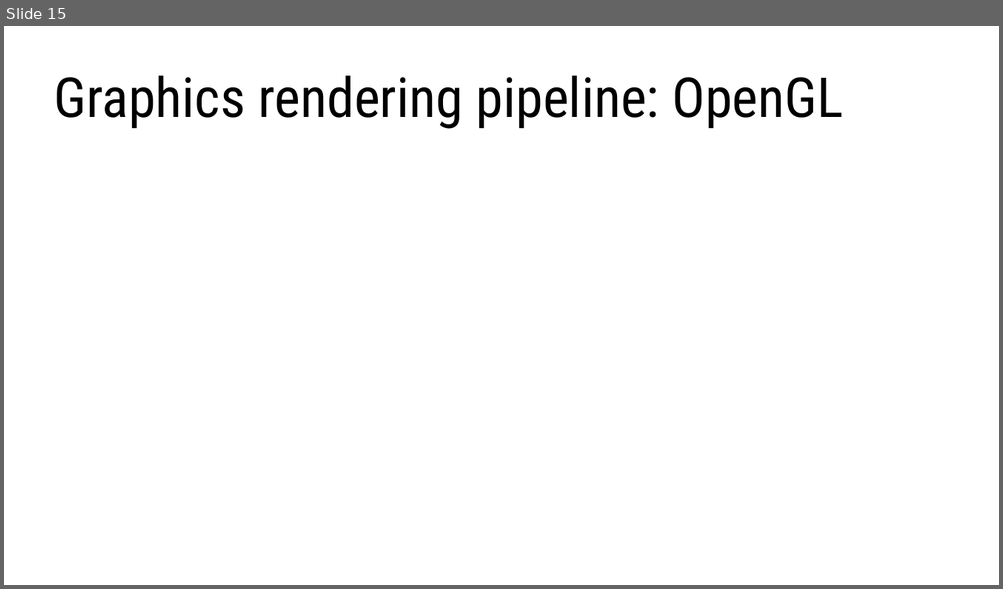
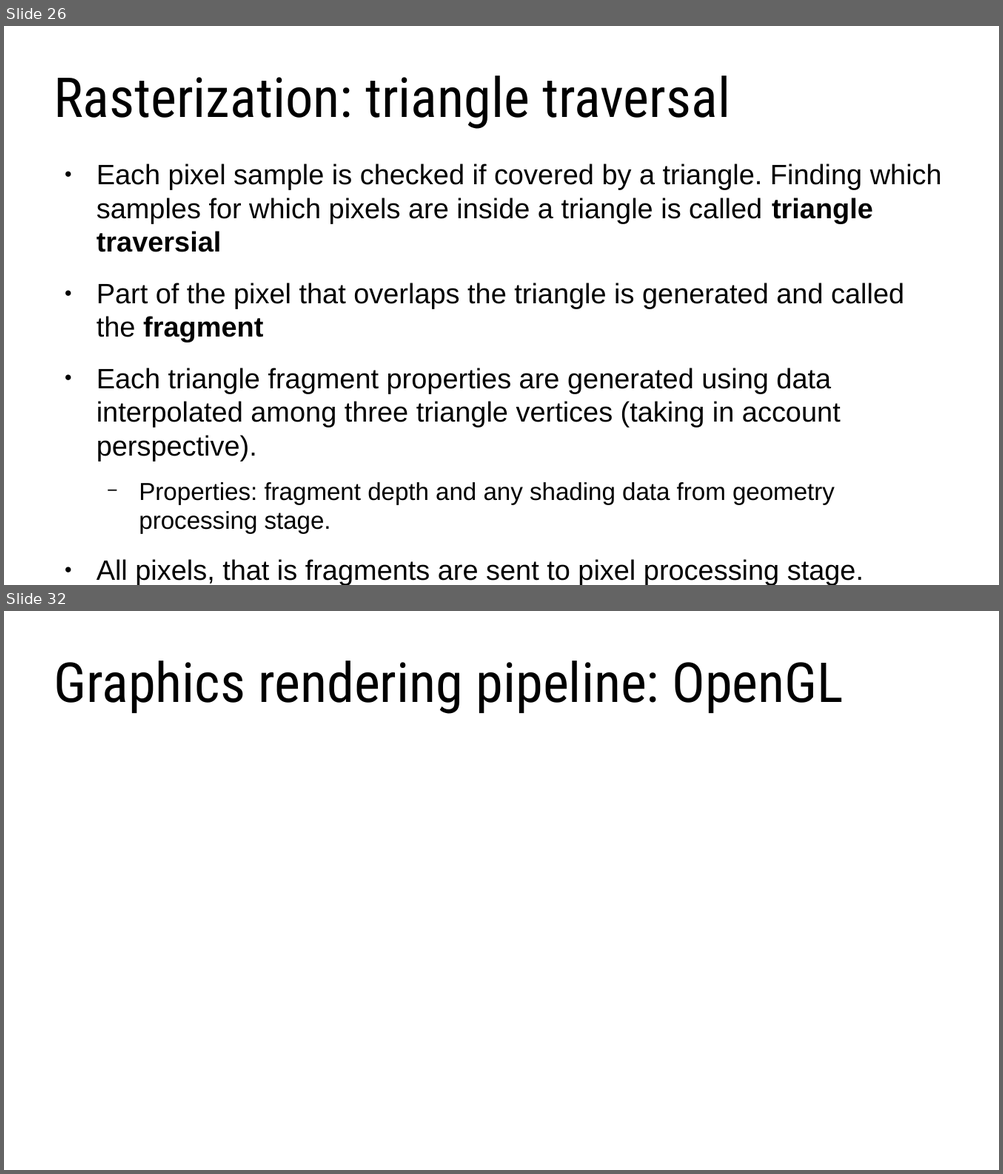
Before and after one commit to lorentzo/IntroductionToComputerGraphics, a slide deck: lectures/4_foundations_rendering/4_3_rasterization.odp. Shown one above the other, each under a label of ours: slide 15 before the commit, slides 26 and 32 after it; the slides between them are not shown. The pictures are 1003x589 and 1003x1174 pixels, drawn with LibreOffice and Linux fonts; fonts in the diff are those of the drawing. Boxes give left, top, right and bottom in pixels: in the first picture for what was removed or moved away, otherwise in the second. Text is boxed around its words. In the diff, an @@ line names an element or a change of style, - is before the commit and + after.

Commit message:
rasterization, graphics pipeline

```diff
--- a/lectures/4_foundations_rendering/4_3_rasterization.odp
+++ b/lectures/4_foundations_rendering/4_3_rasterization.odp
@@ slide 26 added at <box>4,26,999,585</box>, background #FFFFFF @@
@@ title added at <box>54,76,730,129</box>, 44 pt, text #000000 @@
+Rasterization: triangle traversal
@@ text added at <box>96,164,942,585</box>, 22.4 pt, text #000000 @@
+● Each pixel sample is checked if covered by a triangle. Finding which samples for which pixels are inside a triangle is called triangle traversial
+● Part of the pixel that overlaps the triangle is generated and called the fragment
+● Each triangle fragment properties are generated using data interpolated among three triangle vertices (taking in account perspective).
+  − Properties: fragment depth and any shading data from geometry processing stage.
+● All pixels, that is fragments are sent to pixel processing stage.
@@ what was slide 15 is now slide 32 @@
```
Also in this commit, not shown: 5 slides changed, 16 other slides added, 1 other file.
